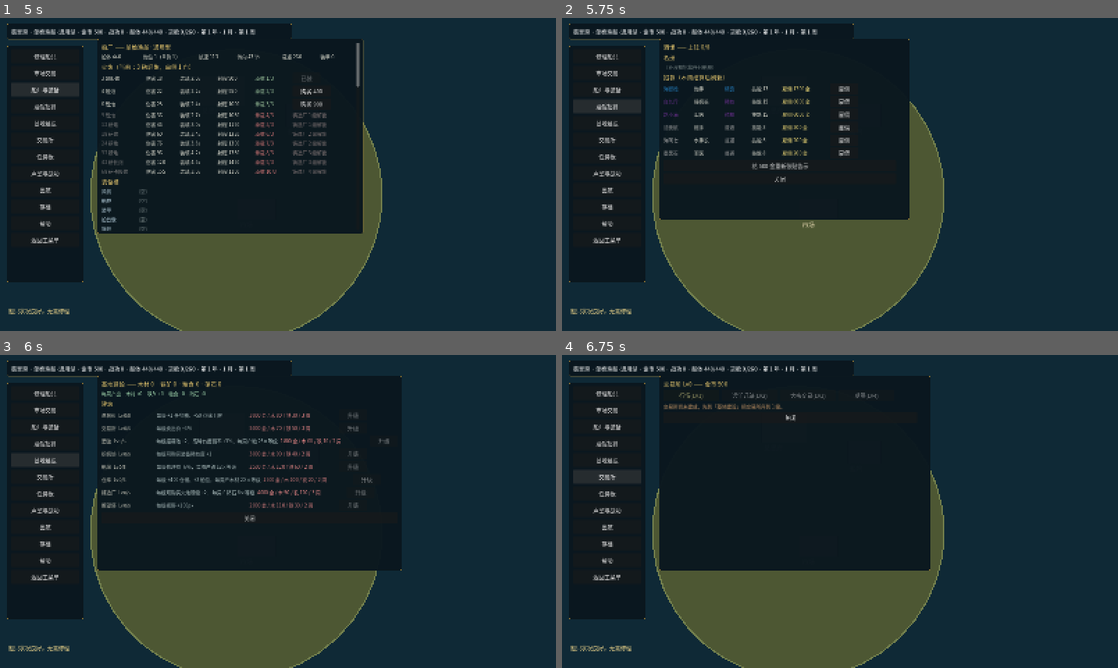
Above: before the commit, frames 1-4 (two rows, left to right).
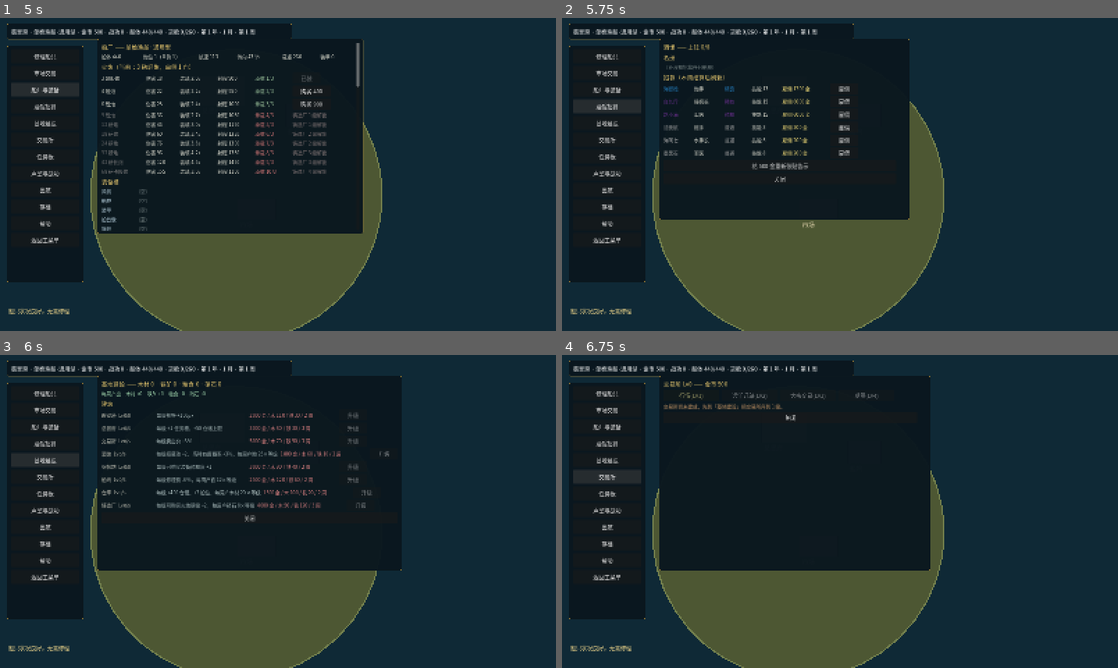
Above: after the commit, the same moments.

Repository: lucifermbbgh/OceanHero
Game: Godot game, scene res://scenes/main.tscn
The game is run twice, just before and just after one commit, with the same random seed, the same clock (stepped at 60 frames per second) and the same inputs.
Inputs (mouse positions are in pixels of both pictures, inside the frame that each line leads up to):
- Up to frame 1 (5 s): tap Enter at 0.5 s; move the mouse to (400, 158) at 0.52 s; hold D (steer_right) 0.53-1.25 s; tap F at 0.6 s; click (400, 158) at 0.67 s; tap Space at 0.77 s; click "新游戏" at 1.25 s; drag from (166, 190) to (250, 237) at 2.02 s; click "修理船只" at 2.75 s; click "市场交易" at 3.5 s; click "船厂与装备" at 4.25 s
- Up to frame 2 (5.75 s): click "酒馆招募" at 5 s
- Up to frame 3 (6 s): click "基地建设" at 5.75 s
- Up to frame 4 (6.75 s): click "交易所" at 6.5 s

Frames 1-2 are identical in both runs. In frame 3, 2.5% of the frame differs, in the area x 18-70%, y 18-49%; in frame 4, nothing differs.

Commit message:
build: 配置导出预设并产出 macOS / Windows 可运行包
- 新增 export_presets.cfg：macOS（universal）与 Windows（x86_64，pck 内嵌）
- 安装 4.7.2 导出模板，开启 ETC2/ASTC 纹理导入（macOS universal 必需）
- 修复导出后数据加载失败：DataRegistry 改为读 data/manifest.txt（导出后无法目录扫描）
- 发行版禁用 McpInteractionServer 调试端口
- 产物：export/碧海英豪.app（164MB）、SeaHeroes-macOS.zip（59MB）、SeaHeroes-Windows.exe（106MB）
- 新增 docs/10-build-and-play.md

Diff:
--- a/autoload/mcp_interaction_server.gd
+++ b/autoload/mcp_interaction_server.gd
@@ -52,6 +52,10 @@
 	# editor-launched run gets neither and stays on 9090 with an empty token,
 	# which is how the plugin tells its own instances apart from user-started
 	# ones (see get_instance_info).
+	# 仅编辑器/调试运行时启用：发行版（导出包）不开放本地调试端口
+	if not OS.has_feature("editor"):
+		set_process(false)
+		return
 	var env_port: String = OS.get_environment("GODOT_BRIDGE_PORT")
 	if env_port != "":
 		var parsed: int = int(env_port)
--- a/project.godot
+++ b/project.godot
@@ -72,3 +72,4 @@
 renderer/rendering_method="gl_compatibility"
 renderer/rendering_method.mobile="gl_compatibility"
 environment/defaults/default_clear_color=Color(0.05, 0.12, 0.18, 1)
+textures/vram_compression/import_etc2_astc=true
--- a/scripts/core/data_registry.gd
+++ b/scripts/core/data_registry.gd
@@ -70,20 +70,49 @@
 	_reload()
 	EventBus.ticker.emit("数据已热重载")
 
+var _manifest_cache: PackedStringArray = []
+
+## 导出后 res:// 里的目录扫描拿不到文件，所以优先读 data/manifest.txt。
+## 清单不存在时（例如新增了数据但忘了跑 tools/gen_manifest.sh）回退到目录扫描。
+func _manifest_paths() -> PackedStringArray:
+	if not _manifest_cache.is_empty():
+		return _manifest_cache
+	var f := FileAccess.open("res://data/manifest.txt", FileAccess.READ)
+	if f == null:
+		return PackedStringArray()
+	var txt := f.get_as_text()
+	f.close()
+	var out := PackedStringArray()
+	for line in txt.split("
+", false):
+		var p := line.strip_edges()
+		if p.begins_with("res://"):
+			out.append(p)
+	_manifest_cache = out
+	return out
+
 func _load_dir(path: String) -> Dictionary:
 	var out := {}
-	var dir := DirAccess.open(path)
-	if dir == null:
-		return out
-	for f in dir.get_files():
-		if not (f.ends_with(".tres") or f.ends_with(".res")):
-			continue
-		var res: Resource = load(path.path_join(f))
+	var prefix := path + "/"
+	var files: Array = []
+	for p in _manifest_paths():
+		if p.begins_with(prefix):
+			files.append(p)
+	if files.is_empty():
+		# 回退：编辑器内直接扫目录
+		var dir := DirAccess.open(path)
+		if dir == null:
+			return out
+		for f in dir.get_files():
+			if f.ends_with(".tres") or f.ends_with(".res"):
+				files.append(path.path_join(f))
+	for fp in files:
+		var res: Resource = load(fp)
 		if res == null:
-			push_warning("[DataRegistry] 载入失败: %s" % f)
+			push_warning("[DataRegistry] 载入失败: %s" % fp)
 			continue
 		if res.get("id") == null or String(res.get("id")) == "":
-			push_warning("[DataRegistry] 缺少 id: %s" % f)
+			push_warning("[DataRegistry] 缺少 id: %s" % fp)
 			continue
 		out[StringName(res.get("id"))] = res
 	return out
Not shown, added: data/manifest.txt
Not shown, added: docs/screenshots/08-shipyard.png.import
Not shown, added: docs/screenshots/09-shipyard-ships.png.import
Not shown, added: docs/screenshots/10-ship-bought.png.import
Not shown, added: docs/screenshots/11-tavern.png.import
Not shown, added: docs/screenshots/12-cannons.png.import
Not shown, added: docs/screenshots/13-buildings.png.import
Not shown, added: docs/screenshots/14-exchange.png.import
Not shown, added: docs/screenshots/15-outpost.png.import
Not shown, added: docs/screenshots/16-quests.png.import
Not shown, added: docs/screenshots/17-map-boss.png.import
Not shown, added: docs/screenshots/18-main-menu-slots.png.import
(and 27 more such lines)
